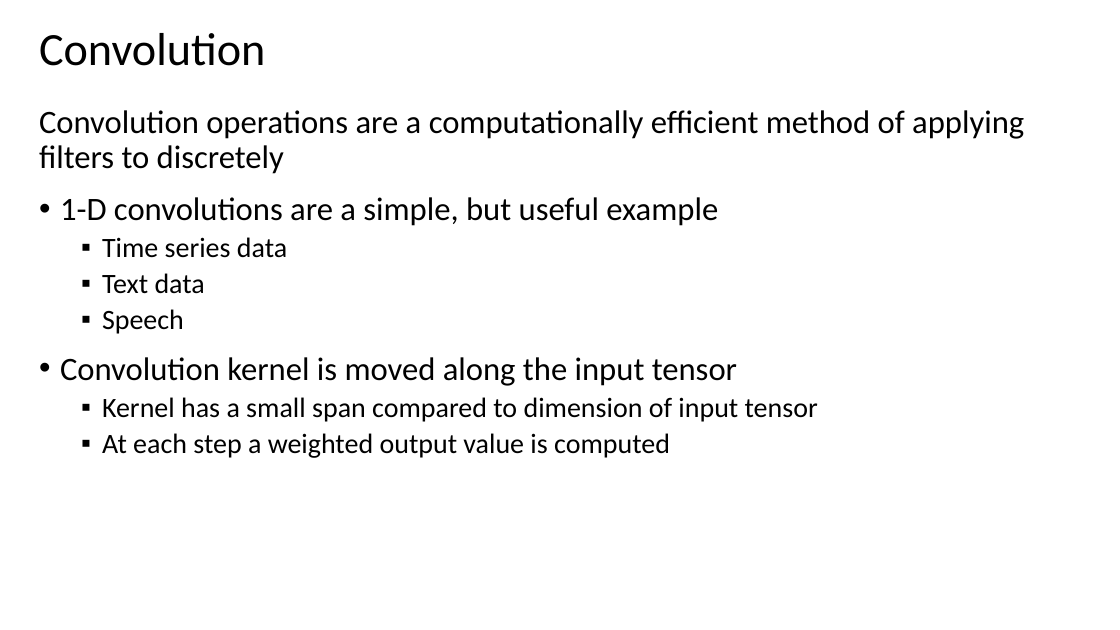
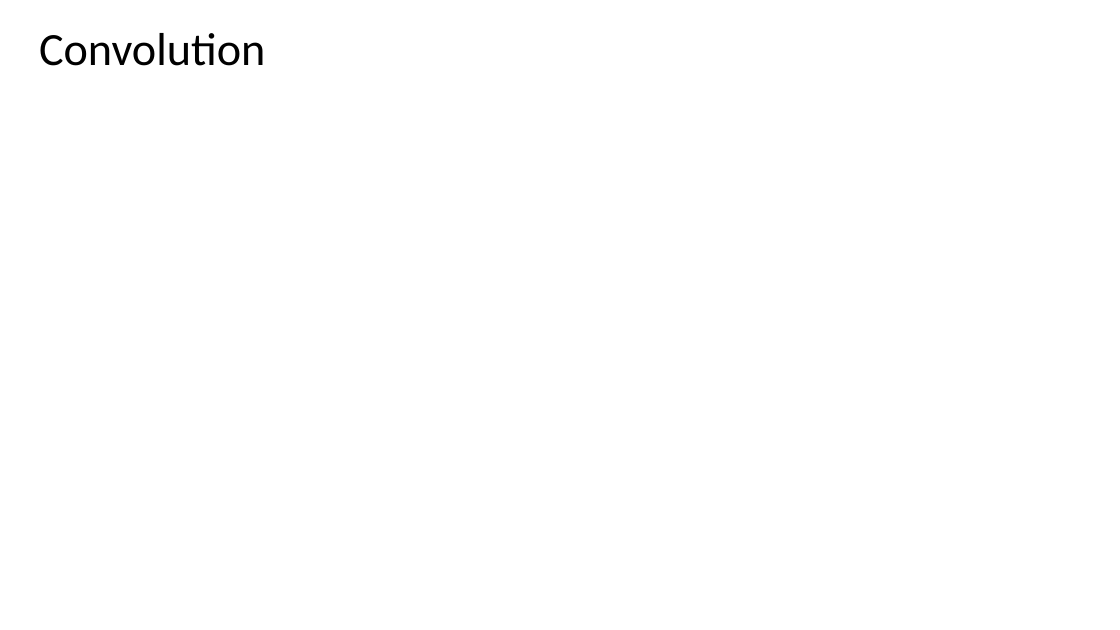
Before and after one commit to StephenElston/CSCI-E25, a slide deck: slide 6 of Slides/2_ConvolutionFilterig.pptx. Drawn at 1120x630 pixels with LibreOffice and Linux fonts; fonts in the diff are those of the drawing; grey boxes stand for pictures. Boxes give left, top, right and bottom in pixels: in the first picture for what was removed or moved away, otherwise in the second. Text is boxed around its words. In the diff, an @@ line names an element or a change of style, - is before the commit and + after.

```diff
--- a/Slides/2_ConvolutionFilterig.pptx
+++ b/Slides/2_ConvolutionFilterig.pptx
@@ text removed at box(39, 110, 1024, 458) @@
-Convolution operations are a computationally efficient method of applying filters to discretely
-• 1-D convolutions are a simple, but useful example
-  ▪ Time series data
-  ▪ Text data
-  ▪ Speech
-• Convolution kernel is moved along the input tensor
-  ▪ Kernel has a small span compared to dimension of input tensor
-  ▪ At each step a weighted output value is computed
```
Also in this commit, not shown: 9 other slides changed.
